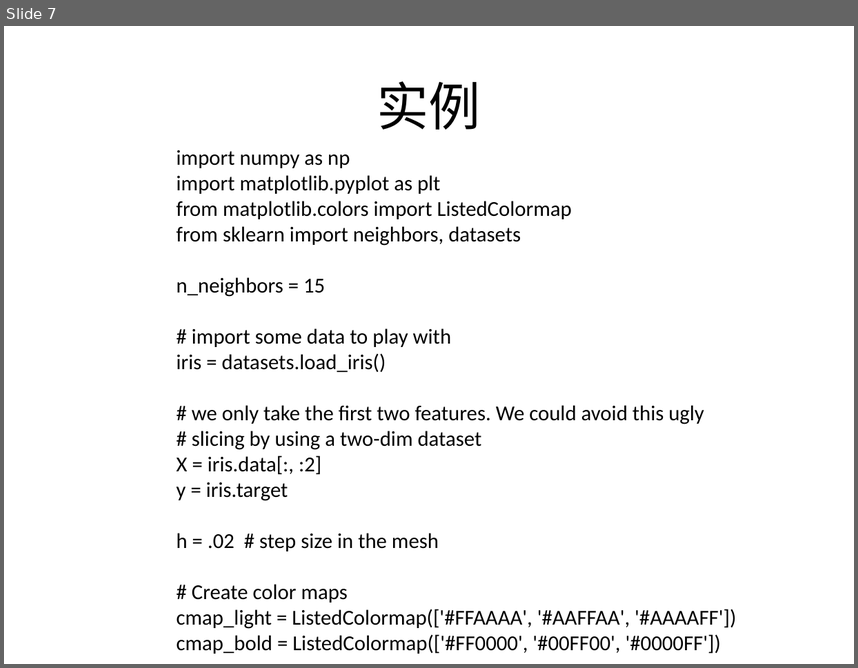
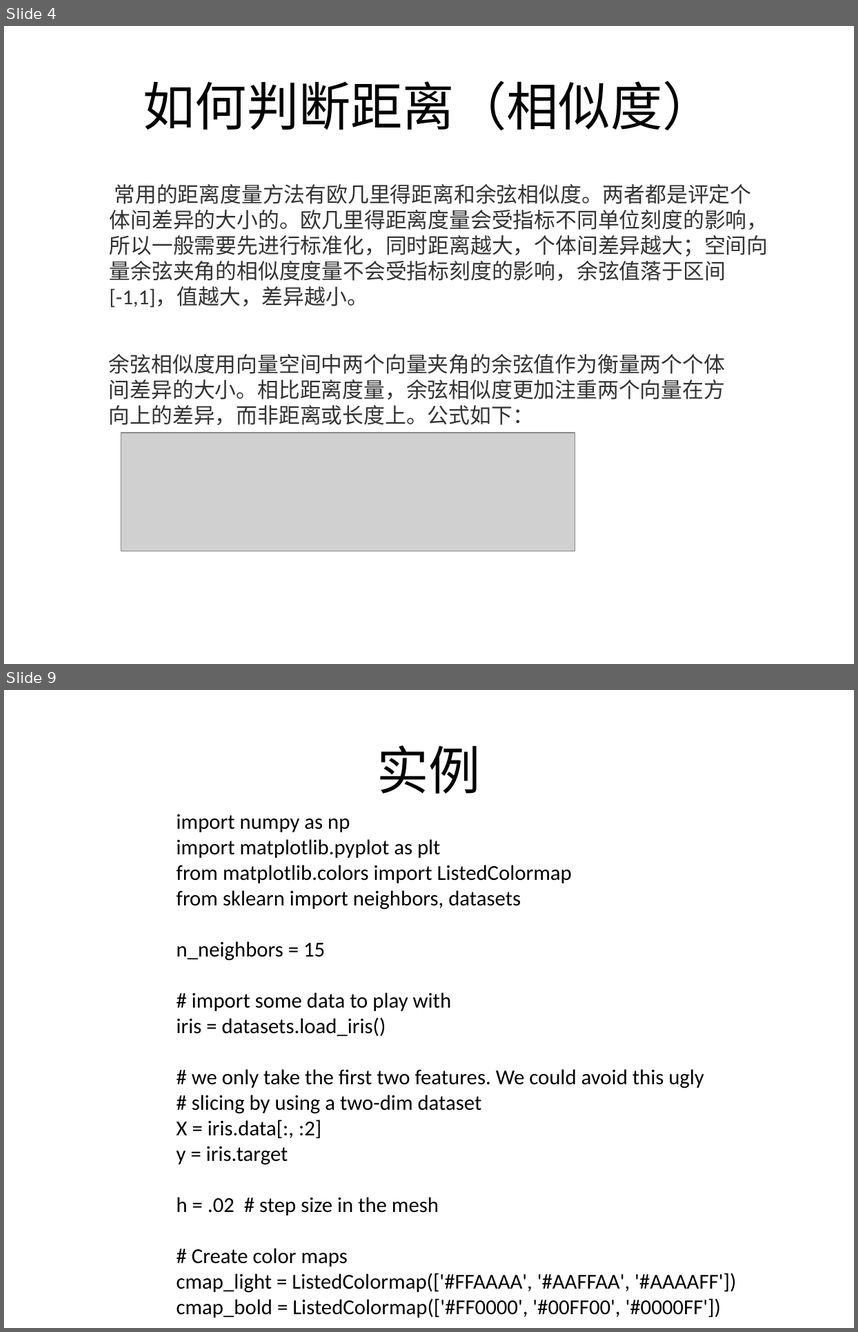
Before and after one commit to BattalionCommander/Python, a slide deck: cls_23聚类算法.pptx. Shown one above the other, each under a label of ours: slide 7 before the commit, slides 4 and 9 after it; the slides between them are not shown. The pictures are 858x668 and 858x1332 pixels, drawn with LibreOffice and Linux fonts; fonts in the diff are those of the drawing; grey boxes stand for pictures; background and template pictures are left out. Boxes give left, top, right and bottom in pixels: in the first picture for what was removed or moved away, otherwise in the second. Text is boxed around its words. In the diff, an @@ line names an element or a change of style, - is before the commit and + after.

```diff
--- a/cls_23聚类算法.pptx
+++ b/cls_23聚类算法.pptx
@@ slide 4 added at [4,26,854,664], background picture (left out) @@
@@ title added at [143,81,715,130], 44 pt, text #000000 @@
+如何判断距离（相似度）
@@ text added at [110,184,769,307], 18 pt, text #333333 @@
+常用的距离度量方法有欧几里得距离和余弦相似度。两者都是评定个体间差异的大小的。欧几里得距离度量会受指标不同单位刻度的影响，所以一般需要先进行标准化，同时距离越大，个体间差异越大；空间向量余弦夹角的相似度度量不会受指标刻度的影响，余弦值落于区间[-1,1]，值越大，差异越小。
@@ text added at [109,354,725,425], 18 pt, text #333333 @@
+余弦相似度用向量空间中两个向量夹角的余弦值作为衡量两个个体间差异的大小。相比距离度量，余弦相似度更加注重两个向量在方向上的差异，而非距离或长度上。公式如下：
@@ picture added at [121,432,575,550] @@
@@ what was slide 7 is now slide 9 @@
```
Also in this commit, not shown: 3 slides changed, 5 other slides added, 3 slides removed, 6 other files.
